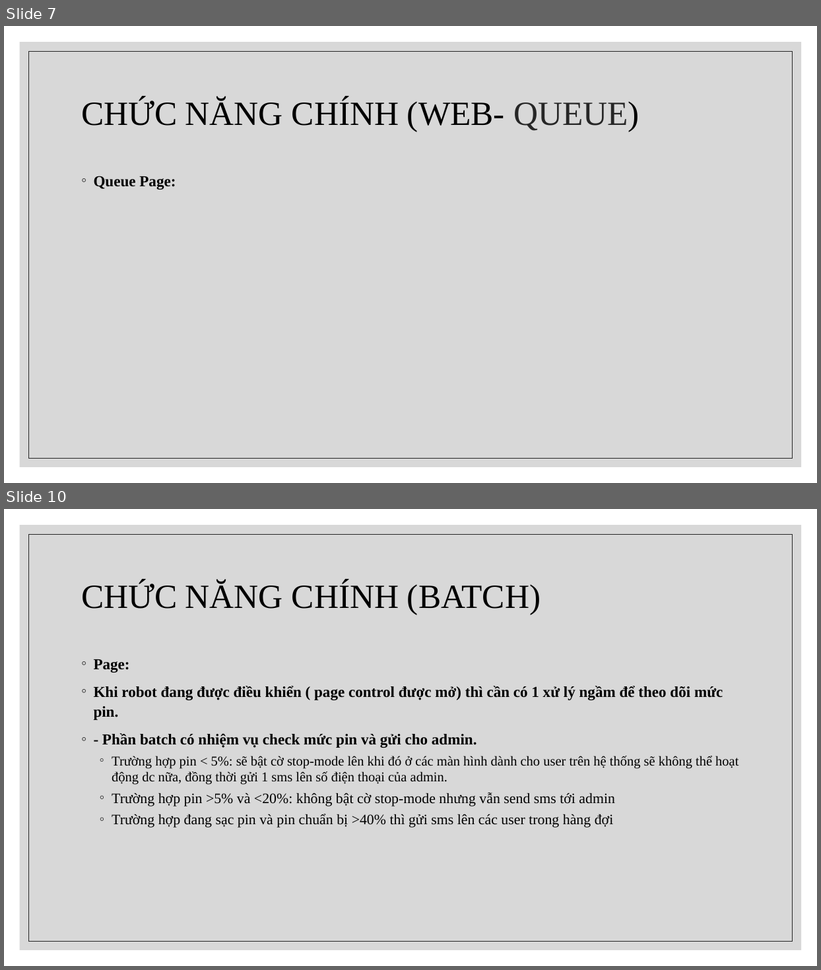
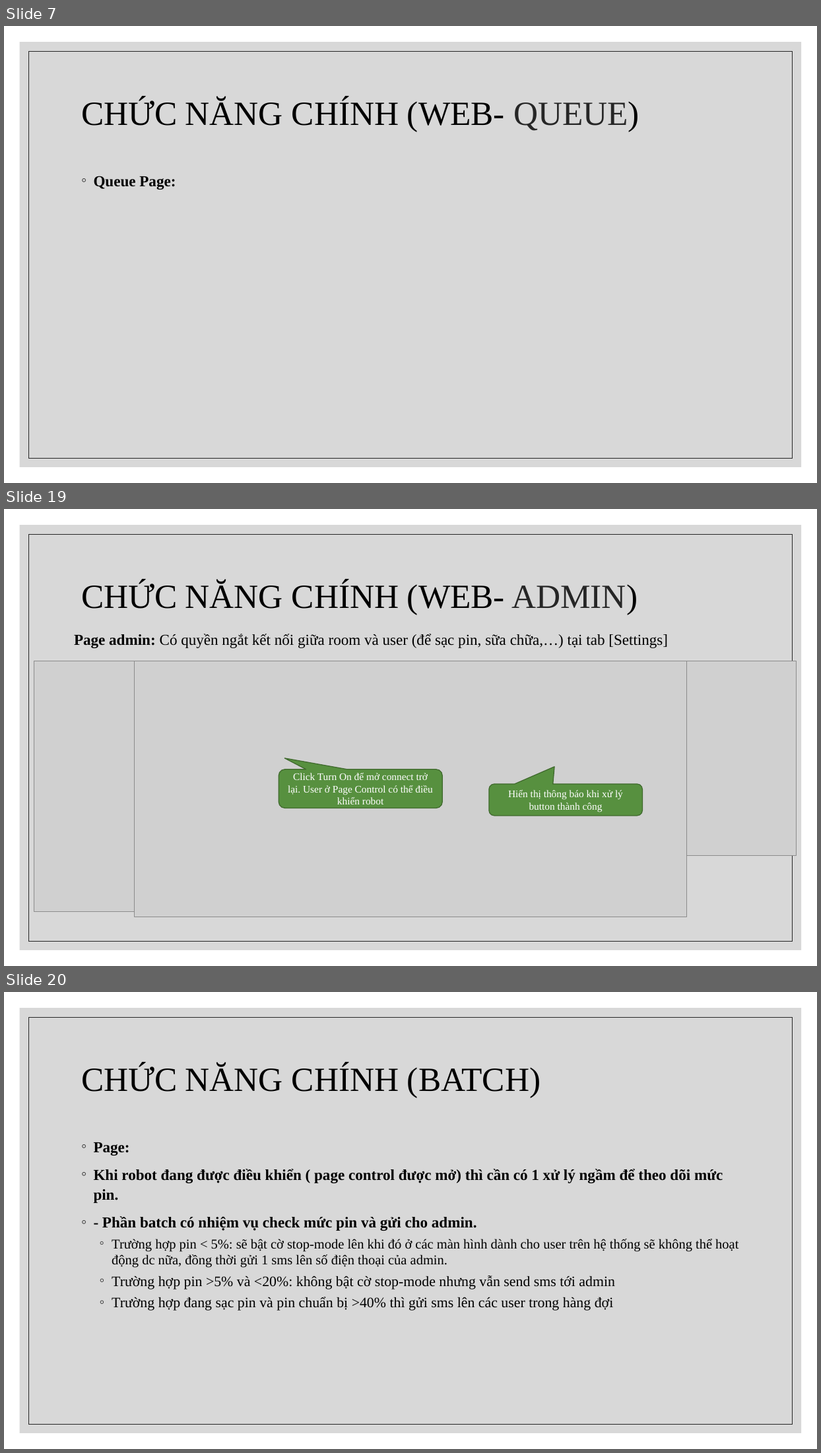
Before and after one commit to chet7h/restart_computer, a slide deck: Restart Computer.pptx. Shown one above the other, each under a label of ours: slides 7 and 10 before the commit, slides 7, 19 and 20 after it; the slides between them are not shown. The pictures are 821x970 and 821x1453 pixels, drawn with LibreOffice and Linux fonts; fonts in the diff are those of the drawing; grey boxes stand for pictures. Boxes give left, top, right and bottom in pixels: in the first picture for what was removed or moved away, otherwise in the second. Text is boxed around its words. In the diff, an @@ line names an element or a change of style, - is before the commit and + after.

```diff
--- a/Restart Computer.pptx
+++ b/Restart Computer.pptx
@@ slide 19 added at bbox=[4, 509, 817, 966], background #FFFFFF; not listed: 2 template elements that a slide beside it also shows @@
@@ title added at bbox=[81, 582, 638, 615], 40 pt, text #000000 @@
+CHỨC NĂNG CHÍNH (WEB- ADMIN)
@@ text added at bbox=[74, 634, 668, 648], 18 pt, text #000000 @@
+Page admin: Có quyền ngắt kết nối giữa room và user (để sạc pin, sữa chữa,…) tại tab [Settings]
@@ picture added at bbox=[34, 661, 572, 912] @@
@@ picture added at bbox=[134, 661, 686, 918] @@
@@ picture added at bbox=[380, 661, 797, 856] @@
@@ rounded speech box added at bbox=[279, 770, 443, 809], fill #57903F, outline #406B2F 1 pt, 12 pt, text #FFFFFF @@
+Click Turn On để mở connect trở lại. User ở Page Control có thể điều khiển robot
@@ rounded speech box added at bbox=[489, 784, 643, 816], fill #57903F, outline #406B2F 1 pt, 12 pt, text #FFFFFF @@
+Hiển thị thông báo khi xử lý button thành công
@@ what was slide 10 is now slide 20 @@
```
Also in this commit, not shown: 2 slides changed, 9 other slides added.
